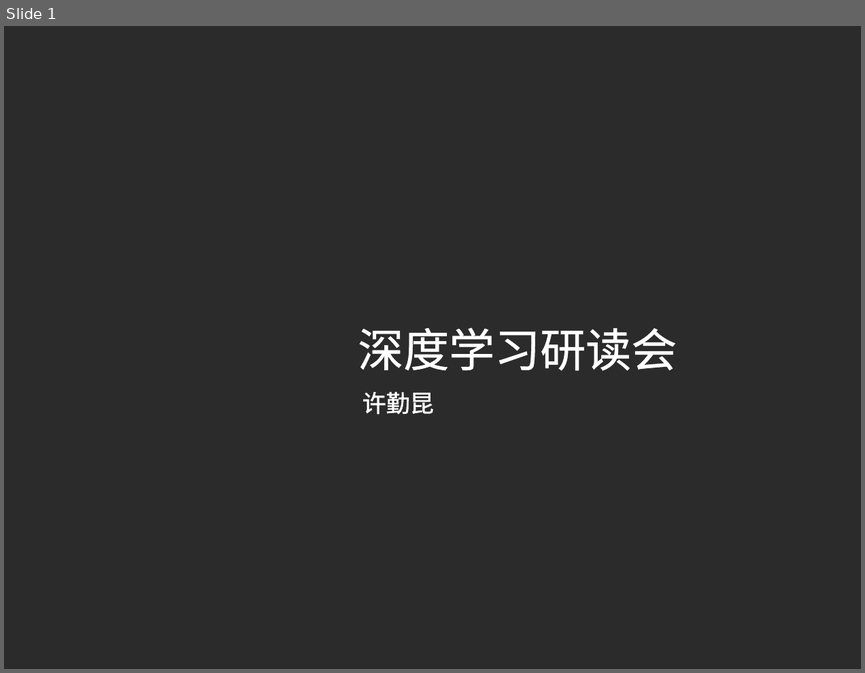
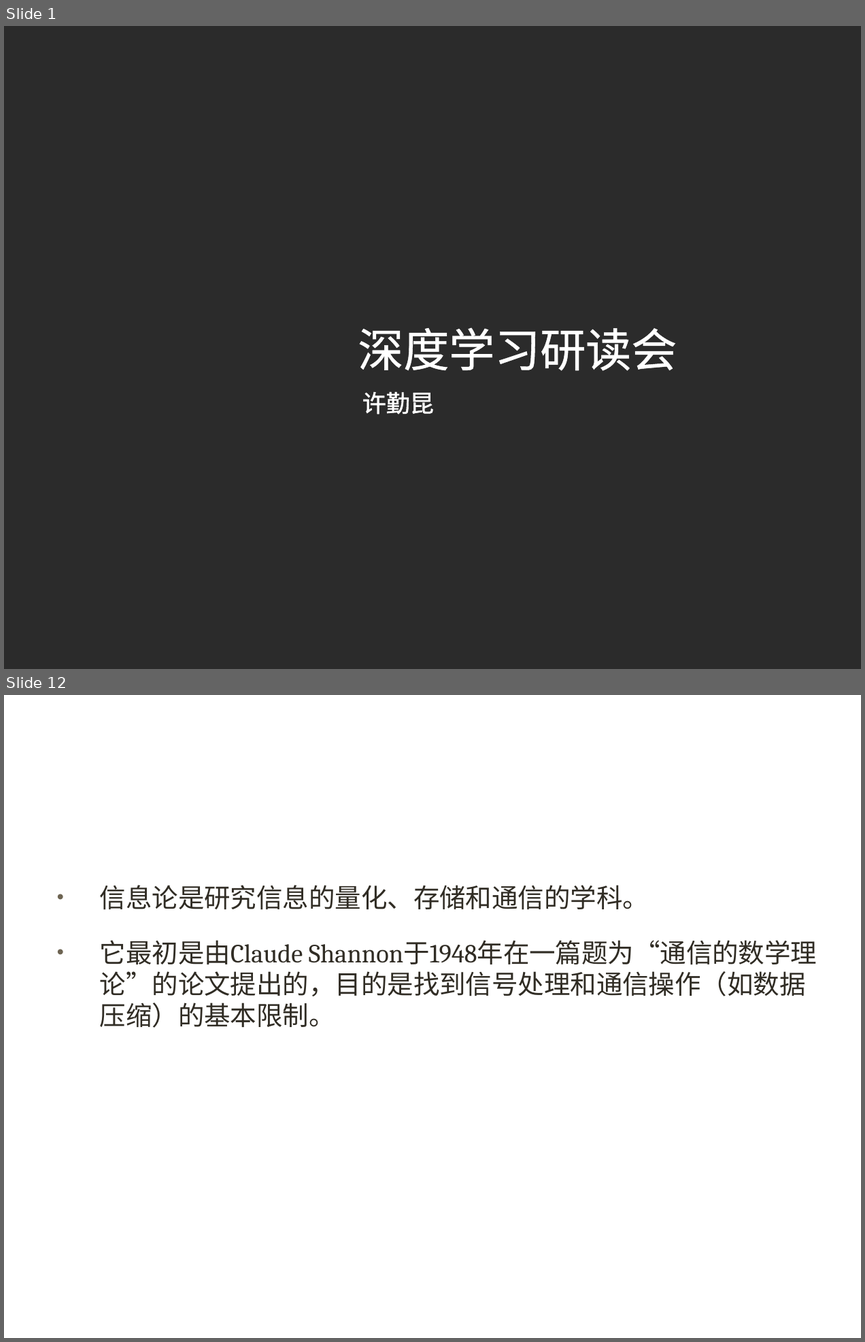
Before and after one commit to xuqinkun/Report, a slide deck: Deep Learning-3.12-3.14.pptx. Shown one above the other, each under a label of ours: slide 1 before the commit, slides 1 and 12 after it; the slides between them are not shown. The pictures are 865x673 and 865x1342 pixels, drawn with LibreOffice and Linux fonts; fonts in the diff are those of the drawing; background and template pictures are left out; a plain dark background stands for a picture behind light text. Boxes give left, top, right and bottom in pixels: in the first picture for what was removed or moved away, otherwise in the second. Text is boxed around its words. In the diff, an @@ line names an element or a change of style, - is before the commit and + after.

```diff
--- a/Deep Learning-3.12-3.14.pptx
+++ b/Deep Learning-3.12-3.14.pptx
@@ slide 12 added at bbox=[4, 695, 861, 1338], background picture (left out) @@
@@ title added at bbox=[47, 745, 801, 816], 40 pt, text #FFFFFF @@
+2.信息论
@@ text added at bbox=[100, 885, 817, 1028], 22 pt, text #302C24 @@
+• 信息论是研究信息的量化、存储和通信的学科。
+• 它最初是由Claude Shannon于1948年在一篇题为“通信的数学理论”的论文提出的，目的是找到信号处理和通信操作（如数据压缩）的基本限制。
```
Also in this commit, not shown: 11 slides changed, 11 other slides added, 11 slides removed.
